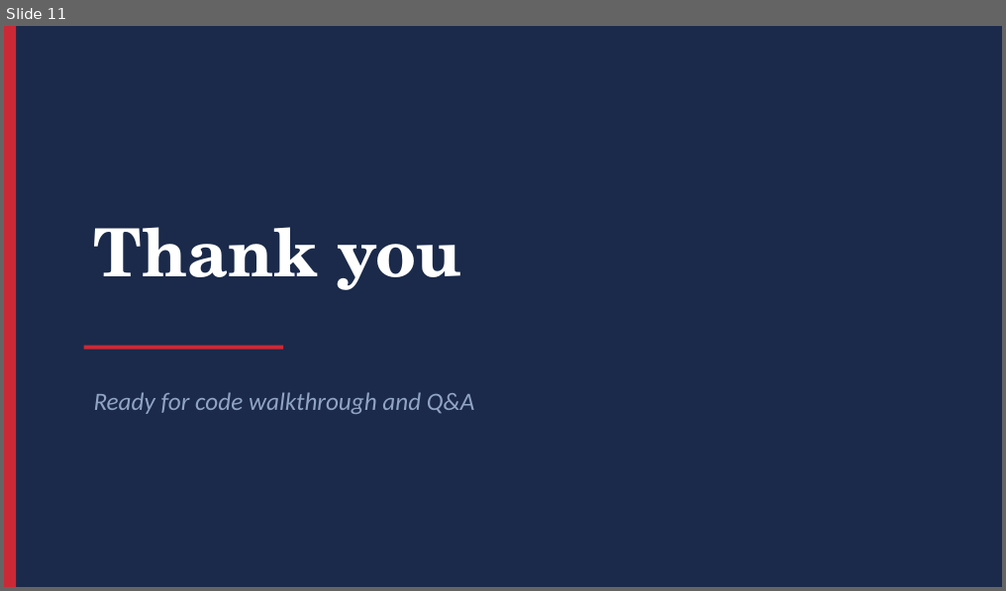
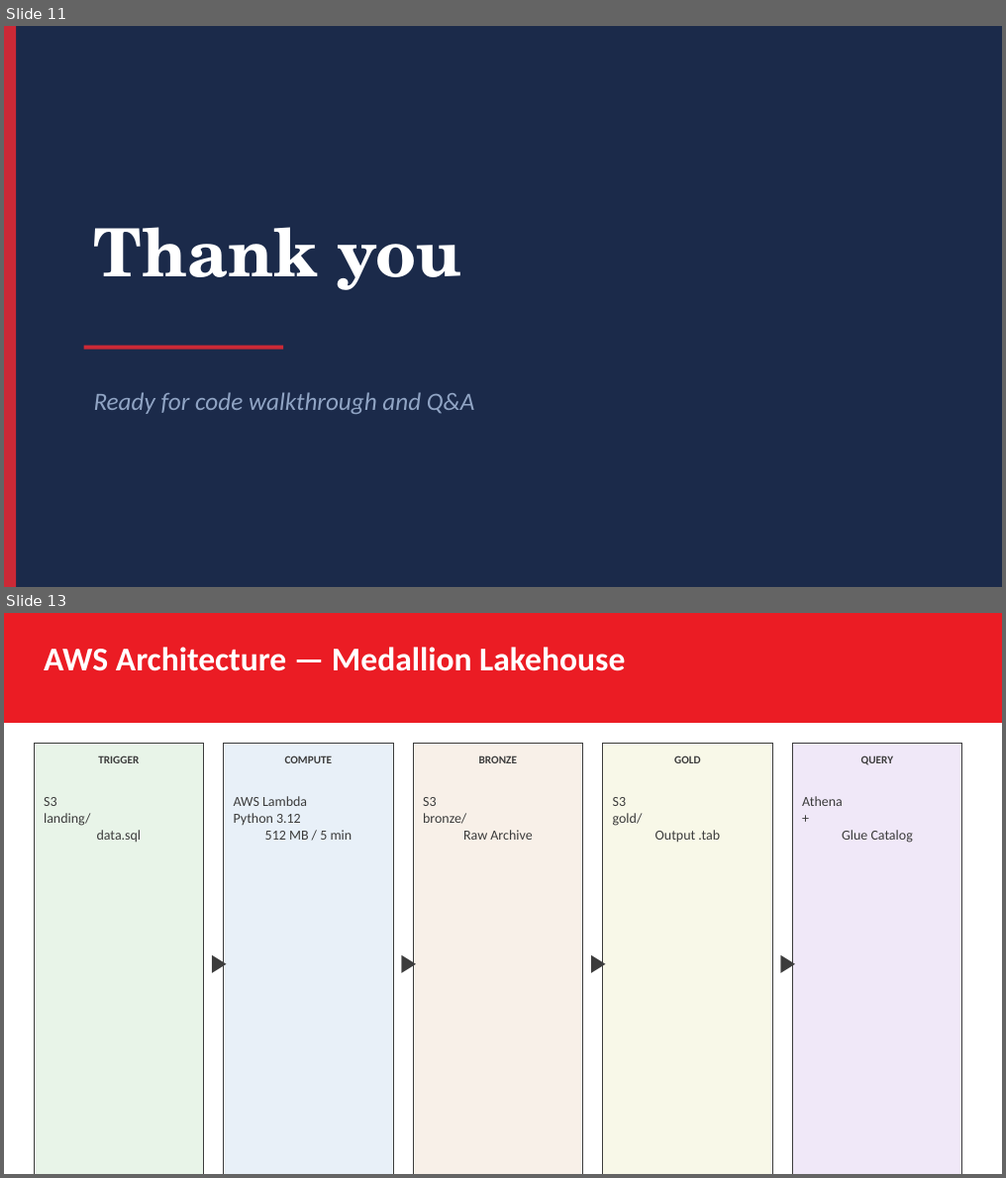
Before and after one commit to SarathArrepu/Adobe-project, a slide deck: Adobe_Assessment_Presentation.pptx. Shown one above the other, each under a label of ours: slide 11 before the commit, slides 11 and 13 after it; the slides between them are not shown. The pictures are 1006x591 and 1006x1178 pixels, drawn with LibreOffice and Linux fonts; fonts in the diff are those of the drawing. Boxes give left, top, right and bottom in pixels: in the first picture for what was removed or moved away, otherwise in the second. Text is boxed around its words. In the diff, an @@ line names an element or a change of style, - is before the commit and + after.

```diff
--- a/Adobe_Assessment_Presentation.pptx
+++ b/Adobe_Assessment_Presentation.pptx
@@ slide 13 added at (4, 613, 1002, 1174), background #FFFFFF @@
@@ rectangle added at (4, 613, 1002, 723), fill #EB1C24 @@
@@ text added at (44, 647, 625, 671), 24 pt, text #FFFFFF, bold @@
+AWS Architecture — Medallion Lakehouse
@@ rectangle added at (34, 743, 204, 1174), fill #E8F4E8, outline #3C3C3C 0.5 pt @@
@@ text added at (98, 756, 139, 763), 8 pt, text #3C3C3C, bold @@
+TRIGGER
@@ rectangle added at (224, 743, 393, 1174), fill #E8F0F8, outline #3C3C3C 0.5 pt @@
@@ text added at (285, 756, 333, 763), 8 pt, text #3C3C3C, bold @@
+COMPUTE
@@ rectangle added at (413, 743, 583, 1174), fill #F8F0E8, outline #3C3C3C 0.5 pt @@
@@ text added at (479, 756, 517, 763), 8 pt, text #3C3C3C, bold @@
+BRONZE
@@ rectangle added at (603, 743, 772, 1174), fill #F8F8E8, outline #3C3C3C 0.5 pt @@
@@ text added at (674, 756, 701, 763), 8 pt, text #3C3C3C, bold @@
+GOLD
@@ rectangle added at (792, 743, 962, 1174), fill #F0E8F8, outline #3C3C3C 0.5 pt @@
@@ text added at (861, 756, 893, 765), 8 pt, text #3C3C3C, bold @@
+QUERY
@@ text added at (44, 797, 142, 843), 10 pt, text #3C3C3C @@
+S3
+landing/
+data.sql
@@ text added at (234, 796, 352, 840), 10 pt, text #3C3C3C @@
+AWS Lambda
+Python 3.12
+512 MB / 5 min
@@ text added at (423, 797, 532, 840), 10 pt, text #3C3C3C @@
+S3
+bronze/
+Raw Archive
@@ text added at (613, 797, 720, 843), 10 pt, text #3C3C3C @@
+S3
+gold/
+Output .tab
@@ text added at (802, 796, 913, 843), 10 pt, text #3C3C3C @@
+Athena
++
+Glue Catalog
@@ text added at (201, 943, 226, 982), 18 pt, text #3C3C3C, bold @@
+▶
@@ text added at (390, 943, 415, 982), 18 pt, text #3C3C3C, bold @@
+▶
@@ text added at (580, 943, 605, 982), 18 pt, text #3C3C3C, bold @@
+▶
@@ text added at (769, 943, 794, 982), 18 pt, text #3C3C3C, bold @@
+▶
```
Also in this commit, not shown: 1 slide changed, 4 other slides added, 3 other files.
